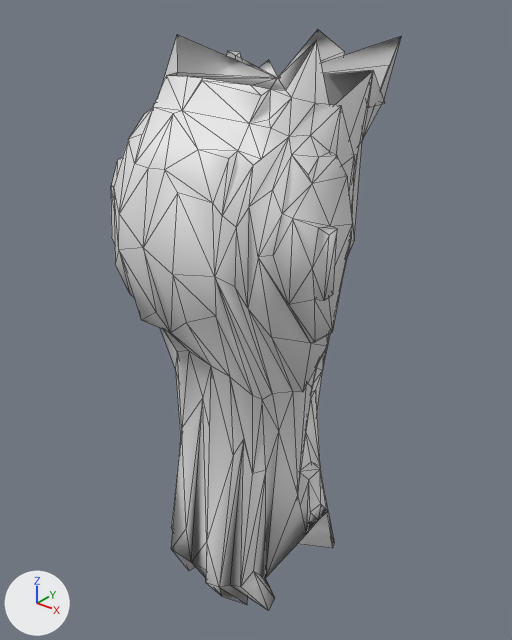
The OBJ model src/main/resources/assets/kn8/meshes/kaiju_no9_isao/shin_right.obj as it was, and as the next commit left it.
Rendered twice from a camera (50 mm lens) standing at (0.579, -0.599, 0.76) and looking at (0.147, -0.059, 0.425). The axes (+X, +Y, +Z) are drawn at lower left. The lights are the same throughout. The first picture is the older version. Mesh edges are drawn as thin lines. Where no turn or scale is listed for an object, it has been applied to the vertices. Vertices at exactly the same position are counted once.

Objects in the first picture: 'shin_right'.
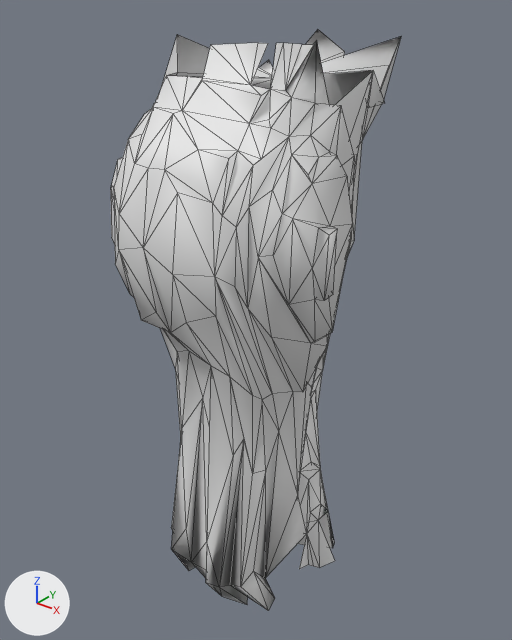
The change in detail:
me_shin_right is used by ob_shin_right; location (0.0, 0.0, 0.0).
me_shin_right had 338 vertices, 672 faces and spanned x 0.051..0.278, y -0.212..0.089, z 0.088..0.712.
me_shin_right now has 365 vertices, 696 faces and spans x 0.051..0.278, y -0.212..0.089, z 0.088..0.712.
Part 1, on me_shin_right:
10 faces are deleted.
15 vertices are added at x 0.09..0.25, y -0.122..-0.036, z 0.125..0.152.
23 new faces join them.
Part 2, on me_shin_right:
3 faces are deleted.
12 vertices are added at x 0.147..0.231, y -0.121..0.083, z 0.683..0.711.
14 new faces join them.

Pixel boxes (x1, y1, x2, y2) of what changed, in the pictures (512 x 640 px):
part 1 of me_shin_right, built on
    before: (172, 550, 195, 571)
    after: (172, 520, 335, 571)
part 2 of me_shin_right, built on
    before: (226, 43, 315, 90)
    after: (203, 43, 315, 90)
